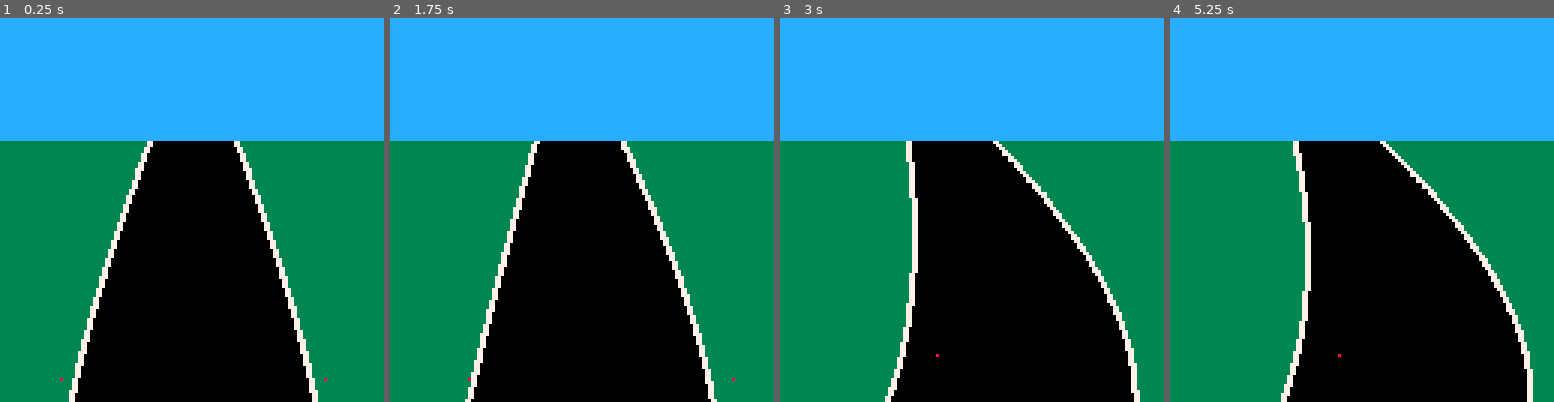
Above: before the commit, frames 1-4 (left to right).
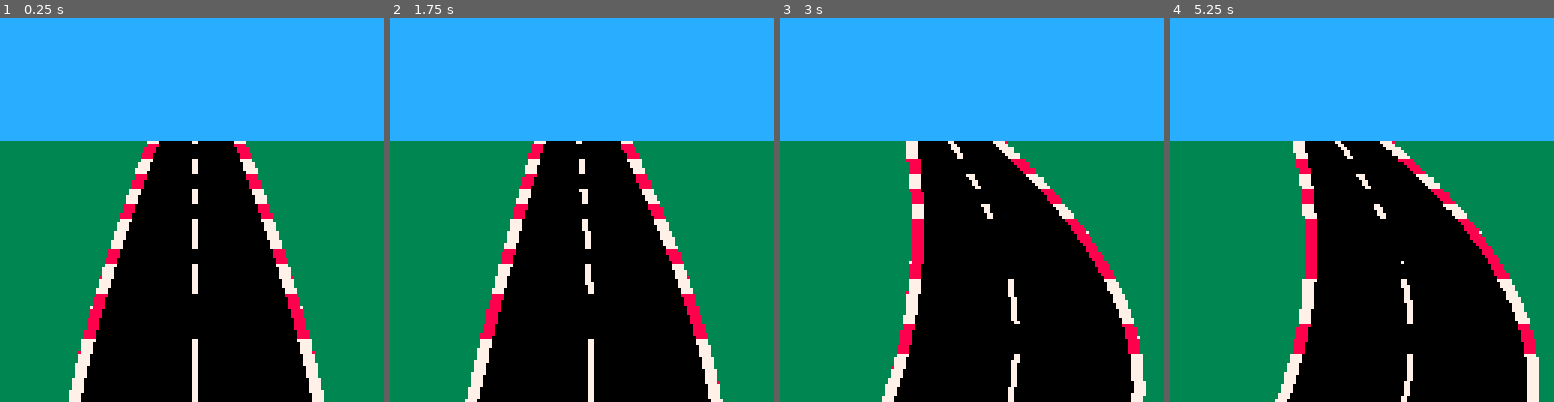
Above: after the commit, the same moments.

Repository: BenAttenborough/picoracer
Game: PICO-8 cartridge kia.p8
The game is run twice, just before and just after one commit, with the same random seed, the same clock (stepped at 60 frames per second) and the same inputs.
Inputs:
- Up to frame 1 (0.25 s): no input
- Up to frame 2 (1.75 s): hold Right from 1.6 s (still down)
- Up to frame 3 (3 s): release Right at 2.1 s; hold Up 2.15-2.42 s; hold Right from 2.47 s (still down)
- Up to frame 4 (5.25 s): release Right at 3.03 s; hold Left 3.08-3.58 s; hold Down 3.63-3.97 s; hold Right 4.02-4.68 s; hold Up 4.73-5.03 s; hold Left from 5.08 s (still down)

The runs differ from the first frame. In frame 1, 3.6% of the frame differs, in the area x 15-86%, y 32-100%; in frame 2, 3.7%; in frame 3, 4.8%; in frame 4, 4.9%, in the area x 27-97%, y 32-100%.

Commit message:
Work on adding stripes and tidying up

Diff:
--- a/main.lua
+++ b/main.lua
@@ -1,45 +1,50 @@
 function _init()
+    roadBottomY = 158
+    bezierAnchorY = 120
     leftBezierAnchorX = 20
-    leftBezierAnchorY = 120
     rightBezierAnchorX = 108
-    rightBezierAnchorY = 120
+    centralBezierAnchorX = 64
     leftBezierTopX = 50
     rightBezierTopX = 78
+    centralBezierTopX = 64
     horzY = 40
     horzMovementInterval = 0.25
     minXCurve = 0
-    curbWidth = 2
+    curbWidth = 4
+    logfile = "log.txt"
 end
 
 function _update()
     if (btn(0)) then
         leftBezierAnchorX -= 1
         rightBezierAnchorX -= 1
-        -- Useful idea below but would need to consider movement in the other direction
-        -- leftBezierAnchorX = max(leftBezierAnchorX - 1, minXCurve)
-        -- rightBezierAnchorX = max(rightBezierAnchorX - 1, minXCurve + 88)
+        centralBezierAnchorX -= 1
         leftBezierTopX += horzMovementInterval
         rightBezierTopX += horzMovementInterval
+        centralBezierTopX += horzMovementInterval
     end
     if (btn(1)) then
         leftBezierAnchorX += 1
         rightBezierAnchorX += 1
+        centralBezierAnchorX += 1
         leftBezierTopX -= horzMovementInterval
         rightBezierTopX -= horzMovementInterval
+        centralBezierTopX -= horzMovementInterval
     end
     if (btn(2)) then
-        leftBezierAnchorY -= 1
-        rightBezierAnchorY -= 1
+        bezierAnchorY -= 1
+        bezierAnchorY -= 1
     end
     if (btn(3)) then
-        leftBezierAnchorY += 1
-        rightBezierAnchorY += 1
+        bezierAnchorY += 1
+        bezierAnchorY += 1
     end
 end
 
 function _draw()
     cls(3)
     drawLeftRoadEdge()
+    drawCentralLine()
     drawRightRoadEdge()
     drawSky()
 
@@ -50,15 +55,20 @@
 end
 
 function drawLeftRoadEdge()
-    drawqbcExtended(20,158,leftBezierTopX,horzY,leftBezierAnchorX,leftBezierAnchorY,200,0)
-    drawqbc(20,158,leftBezierTopX,horzY,leftBezierAnchorX,leftBezierAnchorY,200,curbWidth,7)
-    rect(leftBezierAnchorX,leftBezierAnchorY,leftBezierAnchorX,leftBezierAnchorY,8)
+    drawqbcExtended(20,roadBottomY,leftBezierTopX,horzY,leftBezierAnchorX,bezierAnchorY,200,0)
+    drawqbcAlternating(20,roadBottomY,leftBezierTopX,horzY,leftBezierAnchorX,bezierAnchorY,200,curbWidth,7,8)
+    -- pset(leftBezierAnchorX,bezierAnchorY,8)
 end
 
 function drawRightRoadEdge()
-    drawqbcExtended(108,158,rightBezierTopX,horzY,rightBezierAnchorX,rightBezierAnchorY,200,3)
-    drawqbc(108,158,rightBezierTopX,horzY,rightBezierAnchorX,rightBezierAnchorY,200,curbWidth,7)
-    rect(rightBezierAnchorX,rightBezierAnchorY,rightBezierAnchorX,rightBezierAnchorY,8)
+    drawqbcExtended(108,roadBottomY,rightBezierTopX,horzY,rightBezierAnchorX,bezierAnchorY,200,3)
+    drawqbcAlternating(108,roadBottomY,rightBezierTopX,horzY,rightBezierAnchorX,bezierAnchorY,200,curbWidth,7,8)
+    -- pset(rightBezierAnchorX,bezierAnchorY,8)
+end
+
+function drawCentralLine()
+    drawqbcAlternating(64,roadBottomY,centralBezierTopX,horzY,centralBezierAnchorX,bezierAnchorY,200,2,7,0)
+    -- pset(centralBezierAnchorX,bezierAnchorY,8)
 end
 
 function lv(v1,v2,t)
@@ -87,6 +97,24 @@
     end
 end
 
+function toggleColour(originalCol,c1,c2)
+    if originalCol == c1 then return c2 else return c1
+    end
+end
+
+function drawqbcAlternating(x1,y1,x2,y2,x3,y3,n,w,c1,c2)
+    local colour = c1
+    for i = 1,n do
+        local t = i/n
+        local x = qbcvector(x1,x2,x3,t)
+        local y = qbcvector(y1,y2,y3,t)
+        if flr(y) % 5 == 1 then colour = toggleColour(colour,c1,c2) end
+        for j = 0,(w-1) do
+            pset(x+j,y,colour)
+        end
+    end
+end
+
 function drawqbcExtended(x1,y1,x2,y2,x3,y3,n,c)
     for i = 1,n do
         local t = i/n
@@ -98,3 +126,8 @@
         end
     end
 end
+
+function Dlog(str, overwrite)
+    overwrite = overwrite or false
+    printh(str, logfile, overwrite)
+ end
Not shown, added: log.txt
